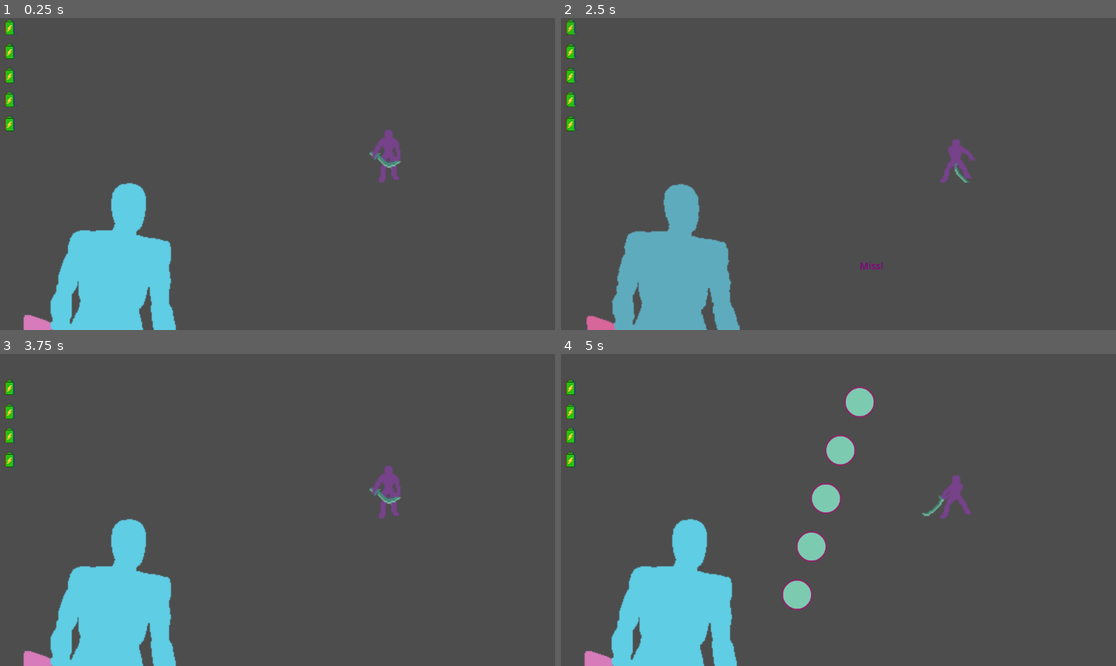
Above: before the commit, frames 1-4 (two rows, left to right).
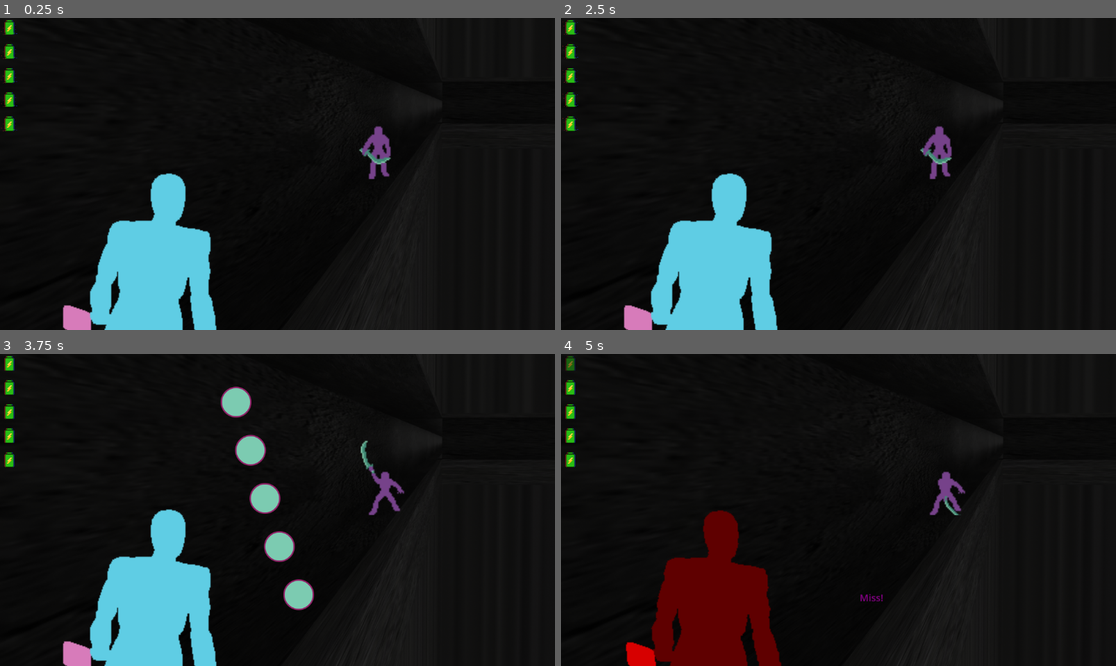
Above: after the commit, the same moments.

Repository: cTenKaTJK/super_puper_gama
Game: Godot game, scene res://scenes/Combat.tscn
The game is run twice, just before and just after one commit, with the same random seed, the same clock (stepped at 60 frames per second) and the same inputs.
Inputs (mouse positions are in pixels of both pictures, inside the frame that each line leads up to):
- Up to frame 1 (0.25 s): no input
- Up to frame 2 (2.5 s): tap Enter (ui_accept) at 0.5, 0.77, 1.25, 1.52, 2 s; move the mouse to (960, 158) at 0.52 s; hold Right (ui_right) 0.53-1.28 s; click (960, 158) at 0.67 s; move the mouse to (727, 189) at 1.27 s; hold Left (ui_left) 1.28-2.03 s; move the mouse to (894, 105) at 2.02 s; hold Right (ui_right) from 2.03 s (still down)
- Up to frame 3 (3.75 s): move the mouse to (249, 572) at 2.77 s; release Right (ui_right) at 2.78 s; hold W 2.78-3.53 s; click (249, 572) at 2.92 s; tap Enter (ui_accept) at 3.02 s; move the mouse to (444, 556) at 3.52 s; hold Left (ui_left) from 3.53 s (still down)
- Up to frame 4 (5 s): keep holding Left (ui_left); tap Enter (ui_accept) at 3.77, 4.52 s; move the mouse to (672, 463) at 4.27 s

The runs differ from the first frame. In frame 1, 96% of the frame differs, in the area x 0-100%, y 0-100%; in frame 2, 100%; in frame 3, 96%; in frame 4, 100%.

Commit message:
Были добавлены крутые штуки 2
ЗВУКИ во вех смыслах

Diff:
--- a/scenes/Combat.tscn
+++ b/scenes/Combat.tscn
@@ -5,6 +5,7 @@
 [ext_resource type="PackedScene" uid="uid://ddxn1qw42c3s3" path="res://scenes/Enemy.tscn" id="3_0qy8o"]
 [ext_resource type="PackedScene" uid="uid://vhdiic6asloc" path="res://scenes/Battery.tscn" id="4_0qy8o"]
 [ext_resource type="PackedScene" uid="uid://kp660badre05" path="res://scenes/CombatActionInterface.tscn" id="5_tp2sa"]
+[ext_resource type="Texture2D" uid="uid://bm71ab7ws21um" path="res://src/hall.png" id="6_akg4l"]
 
 [sub_resource type="SystemFont" id="SystemFont_tp2sa"]
 
@@ -87,10 +88,10 @@
 one_shot = true
 
 [node name="Hero" parent="GameMaster" unique_id=1613334882 instance=ExtResource("2_hrlpu")]
-position = Vector2(285, 435)
+position = Vector2(367, 415)
 
 [node name="Enemy" parent="GameMaster" unique_id=921884441 instance=ExtResource("3_0qy8o")]
-position = Vector2(798, 252)
+position = Vector2(777, 245)
 
 [node name="BatteryContainer" type="Node2D" parent="GameMaster" unique_id=228977108]
 
@@ -116,5 +117,10 @@
 offset_right = 404.0
 offset_bottom = 624.0
 
+[node name="Hall" type="Sprite2D" parent="." unique_id=1539369631]
+position = Vector2(573, 264)
+scale = Vector2(0.7361111, 0.7361111)
+texture = ExtResource("6_akg4l")
+
 [connection signal="pressed" from="DeathScreen/DeathRestart" to="GameMaster" method="_restart_combat"]
 [connection signal="timeout" from="GameMaster/TurnTimer" to="GameMaster" method="_on_turn_timer_timeout"]
--- a/scripts/game_master.gd
+++ b/scripts/game_master.gd
@@ -24,7 +24,7 @@
 
 var start_time
 var actions: Dictionary = {
-	"Атака": _attack_action,
+	"": _foo,
 	"Лечение": _heal_action,
 	"Усиление": _buff_action,}
 var up_slash_slider: Dictionary = {"type" : "slash",
@@ -55,8 +55,50 @@
 var active_objects: Array = []
 var batteries: Array = []
 
+var music_player: AudioStreamPlayer
+var music_tracks: Array = []
+
+var sfx_player: AudioStreamPlayer
+var hit_sound: AudioStream
+var hurt_sound: AudioStream
+
+
 
 func _ready():
+
+	sfx_player = AudioStreamPlayer.new()
+	add_child(sfx_player)
+	sfx_player.volume_db = -10
+	var hit_path = "res://src/sfx/hit.mp3"
+	var hurt_path = "res://src/sfx/hurt.mp3"
+	if ResourceLoader.exists(hit_path):
+		hit_sound = load(hit_path)
+	if ResourceLoader.exists(hurt_path):
+		hurt_sound = load(hurt_path)
+
+
+	music_player = AudioStreamPlayer.new()
+	add_child(music_player)
+
+	music_player.volume_db = -20
+
+	var dir = DirAccess.open("res://src/ost/battle_themes/")
+	if dir:
+		dir.list_dir_begin()
+		var file_name = dir.get_next()
+		while file_name != "":
+			if file_name.ends_with(".mp3"):
+				var track = load("res://src/ost/battle_themes/" + file_name)
+				if track:
+					music_tracks.append(track)
+			file_name = dir.get_next()
+
+	if music_tracks.size() > 0:
+		var random_track = music_tracks[randi() % music_tracks.size()]
+		music_player.stream = random_track
+		music_player.play()
+
+
 	find_batteries()
 	if hero:
 		update_batteries(hero.current_hp)
@@ -181,6 +223,7 @@
 # Удар прошел (только если игрок промахнулся)
 func _on_enemy_attack_hit(attack_type: String):
 	print("Удар нанесен! Игрок получает урон")
+	play_sound(hurt_sound)
 	hero.take_damage(enemy.attack_power)
 	update_batteries(hero.current_hp)
 	if not hero.is_alive():
@@ -245,16 +288,8 @@
 
 
 
-func _attack_action():
-	enemy.take_damage(hero.attack_power)
-
-	# ПРОВЕРЯЕМ, ЖИВ ЛИ ВРАГ
-	if not enemy.is_alive():
-		win()  # Вызываем победу
-		return
-
-	# Если враг жив - продолжаем бой
-	start_enemy_turn()
+func _foo():
+	pass
 
 
 func _heal_action():
@@ -289,12 +324,16 @@
 func _on_counter_success(slider):
 	print("Успешное отражение!")
 
+	play_sound(hit_sound)
+
 	if is_enemy_attacking:
 		# 1. Сначала анимация героя (с правильным типом атаки)
 		await hero.play_counter_animation(current_enemy_attack_type)
 
+
+
 		# 2. Наносим урон врагу
-		enemy.take_damage(hero.attack_power * 0.5)
+		enemy.take_damage(hero.attack_power)
 
 		# 3. Проверяем не умер ли враг
 		if not enemy.is_alive():
@@ -310,12 +349,12 @@
 func _on_counter_fail(slider):
 	print("Промах!")
 
-	# Наносим удар
+
 	if is_enemy_attacking:
 		enemy.execute_hit()
 
 	_on_obj_miss(slider)
-	# Урон будет нанесен в _on_enemy_attack_hit
+
 
 func _on_turn_timer_timeout():
 	if hero.is_alive() and is_player_turn:
@@ -367,3 +406,9 @@
 	print("Переход на следующий уровень")
 	GameDataLoad.increase_difficulty()
 	get_tree().reload_current_scene()
+
+
+func play_sound(sound: AudioStream):
+	if sound and sfx_player:
+		sfx_player.stream = sound
+		sfx_player.play()
Not shown, added: src/hall.png.import
Not shown, added: src/ost/battle_themes/1.mp3.import
Not shown, added: src/ost/battle_themes/2.mp3.import
Not shown, added: src/ost/battle_themes/3.mp3.import
Not shown, added: src/ost/battle_themes/4.mp3.import
Not shown, added: src/ost/battle_themes/5.mp3.import
Not shown, added: src/ost/main_menu_theme/main_menu_music.mp3.import
Not shown, added: src/sfx/hit.mp3.import
Not shown, added: src/sfx/hurt.mp3.import
Not shown, added: src/ost/battle_themes/1.mp3
Not shown, added: src/ost/battle_themes/2.mp3
Not shown, added: src/ost/battle_themes/3.mp3
(and 6 more such lines)
